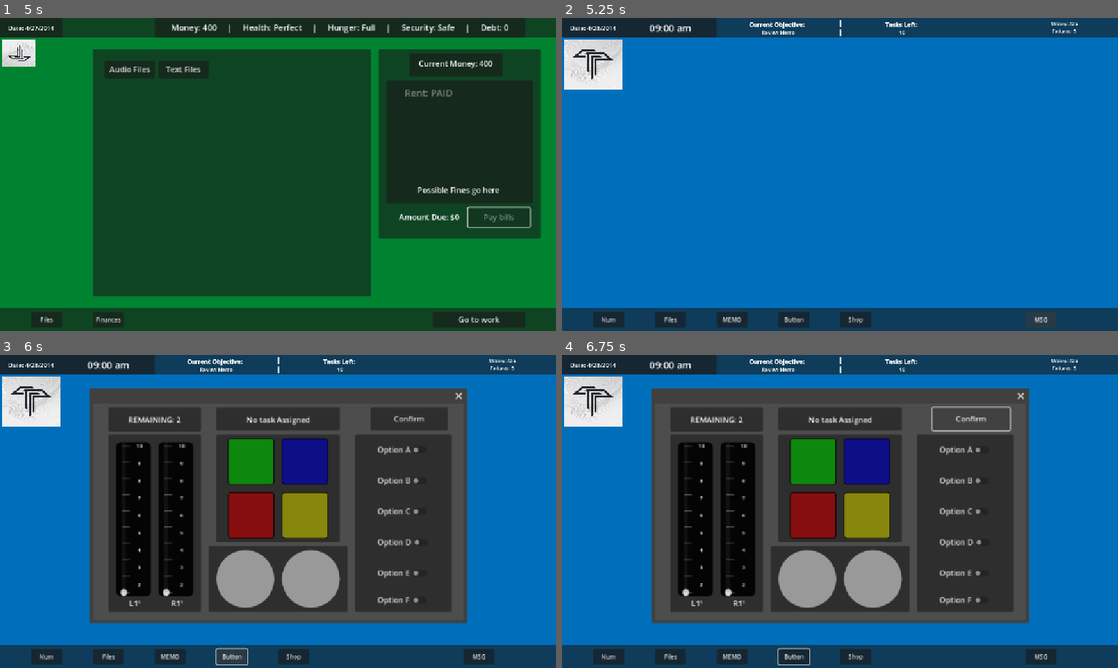
Above: before the commit, frames 1-4 (two rows, left to right).
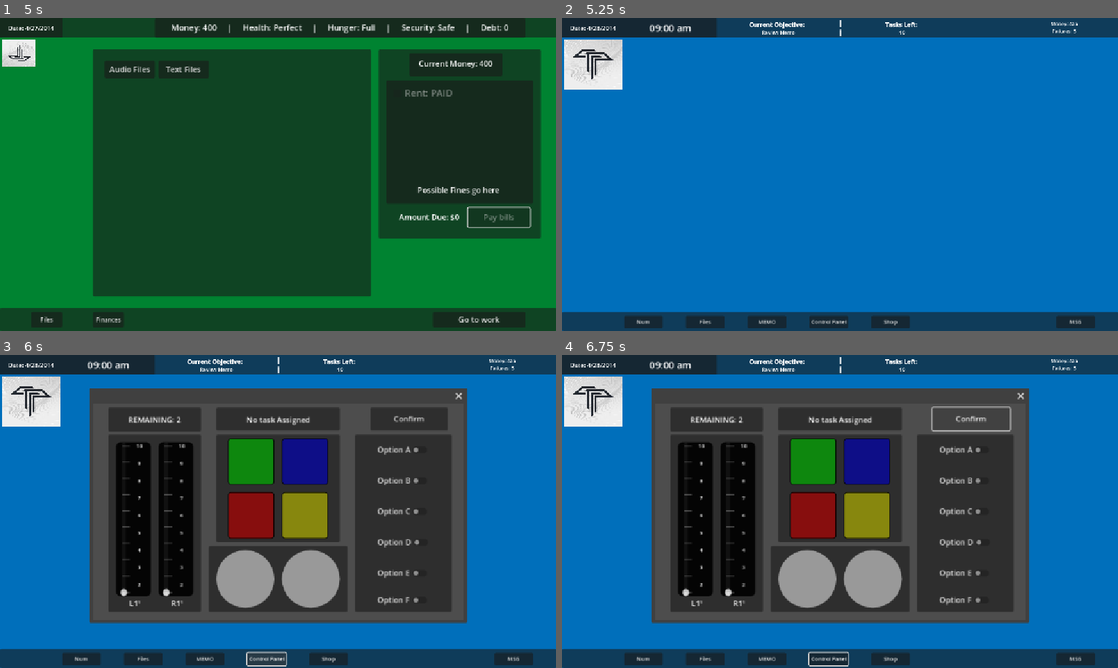
Above: after the commit, the same moments.

Repository: andrewpressman/Operation-OS
Game: Godot game, scene res://Menu/MainMenu.tscn
The game is run twice, just before and just after one commit, with the same random seed, the same clock (stepped at 60 frames per second) and the same inputs.
Inputs:
- Up to frame 1 (5 s): click "New Game" at 0.5 s; click "Accept" at 1.25 s; click "Files" at 2 s; click "Finances" at 2.75 s; click "Rent: $100" at 3.5 s; click "Pay bills" at 4.25 s
- Up to frame 2 (5.25 s): click "Go to work" at 5 s
- Up to frame 3 (6 s): click "Button" (after the commit: "Control Panel") at 5.75 s
- Up to frame 4 (6.75 s): click "Confirm" at 6.5 s

Frame 1 is identical in both runs. In frame 2, 4.1% of the frame differs, in the area x 0-100%, y 92-100%; in frame 3, 4.2%; in frame 4, 4.2%.

Commit message:
Shop Improvements
Limited number of times each upgrade can be purchased
Fixed a bug where shop upgrades could be bought more than once per shift
Renamed buttons to Control Panel
Disabled shop when shift is over
Shop window will close when shift ends

Diff:
--- a/Tasks/Buttons.gd
+++ b/Tasks/Buttons.gd
@@ -67,13 +67,13 @@
 	match GlobalObj.TargetWindow:
 		1:
 			if TargetButton == 1:
-				$Display/Label.text = "Press button Red"
+				$Display/Label.text = "Press button: Red"
 			if TargetButton == 2:
-				$Display/Label.text = "Press button Blue"
+				$Display/Label.text = "Press button: Blue"
 			if TargetButton == 3:
-				$Display/Label.text = "Press button Green"
+				$Display/Label.text = "Press button: Green"
 			if TargetButton == 4:
-				$Display/Label.text = "Press button Yellow"
+				$Display/Label.text = "Press button: Yellow"
 		2:
 			$Display/Label.text = "Set L1 to: " + str(int(GlobalObj.TargetLeversL1)) + " & Set R1 to: " + str(int(GlobalObj.TargetLeversR1))
 		3:
--- a/Work/Shop.gd
+++ b/Work/Shop.gd
@@ -30,46 +30,63 @@
 			CheckAfford(0)
 
 func CheckOpen():
-	if ShopVar.ButtonBought:
+	if ShopVar.ButtonBought || ShopVar.ButtonLevel >= 4:
 		$ShopGrid/ButtonUpgrade.disabled = true
 	else:
 		$ShopGrid/ButtonUpgrade.disabled = false
-	if ShopVar.NumpadBought:
+
+	if ShopVar.NumpadBought || ShopVar.NumpadLevel >= 4:
 		$ShopGrid/NumpadUpgrade.disabled = true
 	else:
 		$ShopGrid/NumpadUpgrade.disabled = false
+
 	if ShopVar.TransferBought || ShopVar.TransferLevel >= 4:
 		$ShopGrid/TransferUpgrade.disabled = true
 	else:
 		$ShopGrid/TransferUpgrade.disabled = false
-	if ShopVar.SalaryBought:
+
+	if ShopVar.SalaryBought || ShopVar.SalaryLevel >= 10:
 		$ShopGrid/SalaryUpgrade.disabled = true
 	else:
 		$ShopGrid/SalaryUpgrade.disabled = false
-	if ShopVar.TasksBought:
+
+	if ShopVar.TasksBought || ShopVar.ExtraTasks >= 10:
 		$ShopGrid/ExtraTasks.disabled = true
 	else:
 		$ShopGrid/ExtraTasks.disabled = false
+
 	if !ShopVar.OverTimeBought:
 		$ShopGrid/ExtendShift.disabled = false
 	else:
 		$ShopGrid/ExtendShift.disabled = true
 
 func SetLevels():
-	$ShopGrid/ButtonUpgrade.text = "Button Upgrade (" + str(ShopVar.ButtonLevel) + ")"
+	$ShopGrid/ButtonUpgrade.text = "Control Panel Upgrade (" + str(ShopVar.ButtonLevel) + ")"
+	if ShopVar.ButtonLevel >= 4:
+		$ShopGrid/ButtonUpgrade.text = "Control Panel Upgrade (MAX)"
+
 	$ShopGrid/NumpadUpgrade.text = "Smaller Number (" + str(ShopVar.NumpadLevel) + ")"
+	if ShopVar.NumpadLevel >= 4:
+		$ShopGrid/NumpadUpgrade.text = "Smaller Number (MAX)"
+
 	$ShopGrid/TransferUpgrade.text = "Transfer Speed (" + str(ShopVar.TransferLevel) + ")"
-	$ShopGrid/SalaryUpgrade.text = "Salary Upgrade (" + str(ShopVar.SalaryLevel) + ")"
-	$ShopGrid/ExtraTasks.text = "Extra Tasks (" + str(ShopVar.ExtraTasks) + ")"
 	if ShopVar.TransferLevel >= 4:
 		$ShopGrid/TransferUpgrade.text = "Transfer Speed (MAX)"
+
+	$ShopGrid/SalaryUpgrade.text = "Salary Upgrade (" + str(ShopVar.SalaryLevel) + ")"
+	if ShopVar.SalaryLevel >= 10:
+		$ShopGrid/SalaryUpgrade.text = "Salary Upgrade (MAX)"
+
+	$ShopGrid/ExtraTasks.text = "Extra Tasks (" + str(ShopVar.ExtraTasks) + ")"
+	if ShopVar.ExtraTasks >= 10:
+		$ShopGrid/ButtonUpgrade.text = "Extra Tasks (" + str(ShopVar.ExtraTasks) + ") - MAX"
 
 
 
 func ButtonSelected():
 	match SelectedButton.name:
 		"ButtonUpgrade":
-			$Descrption.text = "Reduce the number of inputs on buttons window"
+			$Descrption.text = "Reduce the number of inputs on control panel"
 			ShopItem = 1
 			CheckAfford(ShopVar.ButtonPrice * ShopVar.ButtonLevel)
 		"NumpadUpgrade":
@@ -108,25 +125,32 @@
 	match ShopItem:
 		1:
 			ShopVar.ButtonLevel += 1
+			ShopVar.ButtonBought = true
 			$ShopGrid/ButtonUpgrade.disabled = true
 			$ShopGrid/ButtonUpgrade.button_pressed = false
 		2:
 			ShopVar.NumpadLevel += 1
+			ShopVar.NumpadBought = true
 			$ShopGrid/NumpadUpgrade.disabled = true
 			$ShopGrid/NumpadUpgrade.button_pressed = false
 		3:
 			ShopVar.TransferLevel += 1
+			ShopVar.TransferBought = true
 			$ShopGrid/TransferUpgrade.disabled = true
 			$ShopGrid/TransferUpgrade.button_pressed = false
 		4:
 			ShopVar.SalaryLevel += 1
+			ShopVar.SalaryBought = true
 			$ShopGrid/SalaryUpgrade.disabled = true
 			$ShopGrid/SalaryUpgrade.button_pressed = false
 		5:
 			ShopVar.ExtraTasks += 1
+			ShopVar.TasksBought = true
 			$ShopGrid/ExtraTasks.disabled = true
 			$ShopGrid/ExtraTasks.button_pressed = false
 		6:
 			ShopVar.OverTimeBought = true
 			$ShopGrid/ExtendShift.disabled = true
 			$ShopGrid/ExtendShift.button_pressed = false
+
+	SetLevels()
--- a/Work/Shop.tscn
+++ b/Work/Shop.tscn
@@ -13,11 +13,12 @@
 offset_left = 14.0
 offset_top = 5.0
 offset_right = 358.0
-offset_bottom = 69.0
+offset_bottom = 93.0
 theme_override_font_sizes/normal_font_size = 12
 theme_override_font_sizes/bold_font_size = 25
 bbcode_enabled = true
 text = "[b]SHOP[/b]
+
 Select an item to view its properties"
 horizontal_alignment = 1
 vertical_alignment = 1
@@ -35,13 +36,15 @@
 layout_mode = 2
 size_flags_horizontal = 3
 size_flags_vertical = 3
+theme_override_font_sizes/font_size = 12
 button_group = ExtResource("2_ctu5i")
-text = "Less Buttons (0)"
+text = "Control Panel Upgrade (0)"
 
 [node name="NumpadUpgrade" type="CheckBox" parent="ShopGrid"]
 layout_mode = 2
 size_flags_horizontal = 3
 size_flags_vertical = 3
+theme_override_font_sizes/font_size = 12
 button_group = ExtResource("2_ctu5i")
 text = "Smaller Number (0)"
 
@@ -49,6 +52,7 @@
 layout_mode = 2
 size_flags_horizontal = 3
 size_flags_vertical = 3
+theme_override_font_sizes/font_size = 12
 button_group = ExtResource("2_ctu5i")
 text = "Transfer Speed (0)"
 
@@ -56,6 +60,7 @@
 layout_mode = 2
 size_flags_horizontal = 3
 size_flags_vertical = 3
+theme_override_font_sizes/font_size = 12
 button_group = ExtResource("2_ctu5i")
 text = "Salary Upgrade (0)"
 
@@ -63,13 +68,15 @@
 layout_mode = 2
 size_flags_horizontal = 3
 size_flags_vertical = 3
+theme_override_font_sizes/font_size = 12
 button_group = ExtResource("2_ctu5i")
-text = "Extra Tasks (0)"
+text = "Extra Tasks (0) "
 
 [node name="ExtendShift" type="CheckBox" parent="ShopGrid"]
 layout_mode = 2
 size_flags_horizontal = 3
 size_flags_vertical = 3
+theme_override_font_sizes/font_size = 12
 button_group = ExtResource("2_ctu5i")
 text = "Overtime"
 
--- a/Work/WorkController.gd
+++ b/Work/WorkController.gd
@@ -35,6 +35,7 @@
 	GlobalVar.optionsVisible = false
 	FirstTask = true
 	$GoHome.visible = false
+	$Taskbar/Shop.disabled = false
 	$ShiftComplete.visible = false
 	$ShiftComplete/RichTextLabel.text = "[b][color=green]Shift Complete[/color][/b]\nReturn home"
 	$Bribe.visible = false
@@ -82,6 +83,10 @@
 			GlobalVar.Lives -= 1
 			UpdateScore()
 		$GoHome.visible = true
+		$Taskbar/Shop.disabled = true
+		if ShopIst && is_instance_valid(ShopIst):
+			ShopIst.queue_free()
+			ShopIst = null
 		if ShiftComplete == false:
 			ShiftComplete = true
 			GlobalVar.CurrentObj = 5
@@ -221,7 +226,7 @@
 		1:
 			Objective = Objective + "Input number " + str(GlobalObj.NumberpadNum)
 		2:
-			Objective = Objective + "Do button Panel"
+			Objective = Objective + "Perform Control Panel operations"
 		3:
 			Objective = Objective + "Transfer Files from: " + GlobalObj.FileSourceText + " to " + GlobalObj.FileTargetText
 		4:
--- a/Work/WorkDesktop.tscn
+++ b/Work/WorkDesktop.tscn
@@ -125,63 +125,63 @@
 Debt:"
 
 [node name="Taskbar" type="Panel" parent="."]
-offset_top = 600.0
+offset_top = 608.0
 offset_right = 1152.0
 offset_bottom = 648.0
 
 [node name="NumberPad" type="Button" parent="Taskbar"]
 layout_mode = 0
-offset_left = 64.0
-offset_top = 8.0
-offset_right = 128.0
-offset_bottom = 40.0
-theme_override_font_sizes/font_size = 12
+offset_left = 128.0
+offset_top = 8.0
+offset_right = 208.0
+offset_bottom = 32.0
+theme_override_font_sizes/font_size = 11
 text = "Num"
 
 [node name="FileManager" type="Button" parent="Taskbar"]
 layout_mode = 0
-offset_left = 192.0
-offset_top = 8.0
-offset_right = 256.0
-offset_bottom = 40.0
+offset_left = 256.0
+offset_top = 8.0
+offset_right = 336.0
+offset_bottom = 32.0
 rotation = 0.00132338
-theme_override_font_sizes/font_size = 12
+theme_override_font_sizes/font_size = 11
 text = "Files"
 
 [node name="Messenger" type="Button" parent="Taskbar"]
 layout_mode = 0
-offset_left = 960.0
-offset_top = 8.0
-offset_right = 1024.0
-offset_bottom = 40.0
-theme_override_font_sizes/font_size = 12
+offset_left = 1024.0
+offset_top = 8.0
+offset_right = 1104.0
+offset_bottom = 32.0
+theme_override_font_sizes/font_size = 11
 text = "MSG"
 
 [node name="Requests" type="Button" parent="Taskbar"]
 layout_mode = 0
-offset_left = 320.0
-offset_top = 8.0
-offset_right = 384.0
-offset_bottom = 40.0
-theme_override_font_sizes/font_size = 12
+offset_left = 384.0
+offset_top = 8.0
+offset_right = 464.0
+offset_bottom = 32.0
+theme_override_font_sizes/font_size = 11
 text = "MEMO"
 
 [node name="Buttons" type="Button" parent="Taskbar"]
 layout_mode = 0
-offset_left = 448.0
-offset_top = 8.0
-offset_right = 512.0
-offset_bottom = 40.0
-theme_override_font_sizes/font_size = 12
-text = "Button"
+offset_left = 512.0
+offset_top = 8.0
+offset_right = 592.0
+offset_bottom = 32.0
+theme_override_font_sizes/font_size = 11
+text = "Control Panel"
 
 [node name="Shop" type="Button" parent="Taskbar"]
 layout_mode = 0
-offset_left = 576.0
-offset_top = 8.0
-offset_right = 640.0
-offset_bottom = 40.0
-theme_override_font_sizes/font_size = 12
+offset_left = 640.0
+offset_top = 8.0
+offset_right = 720.0
+offset_bottom = 32.0
+theme_override_font_sizes/font_size = 11
 text = "Shop"
 
 [node name="Header" type="Panel" parent="."]
Not shown, changed: export_presets.cfg
